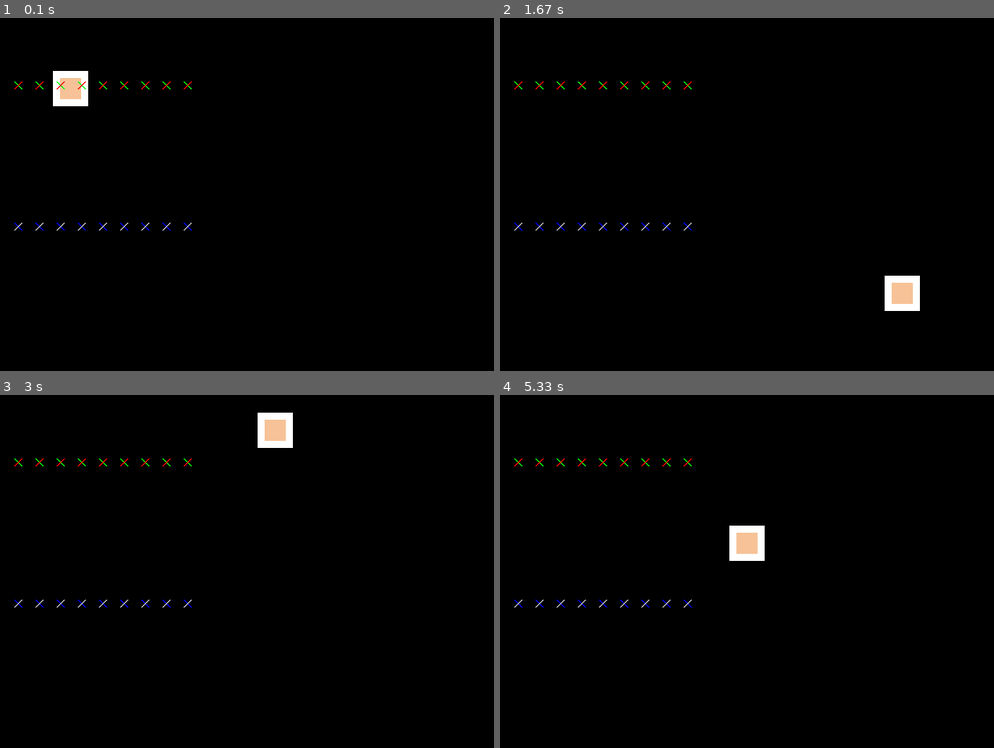
Above: before the commit, frames 1-4 (two rows, left to right).
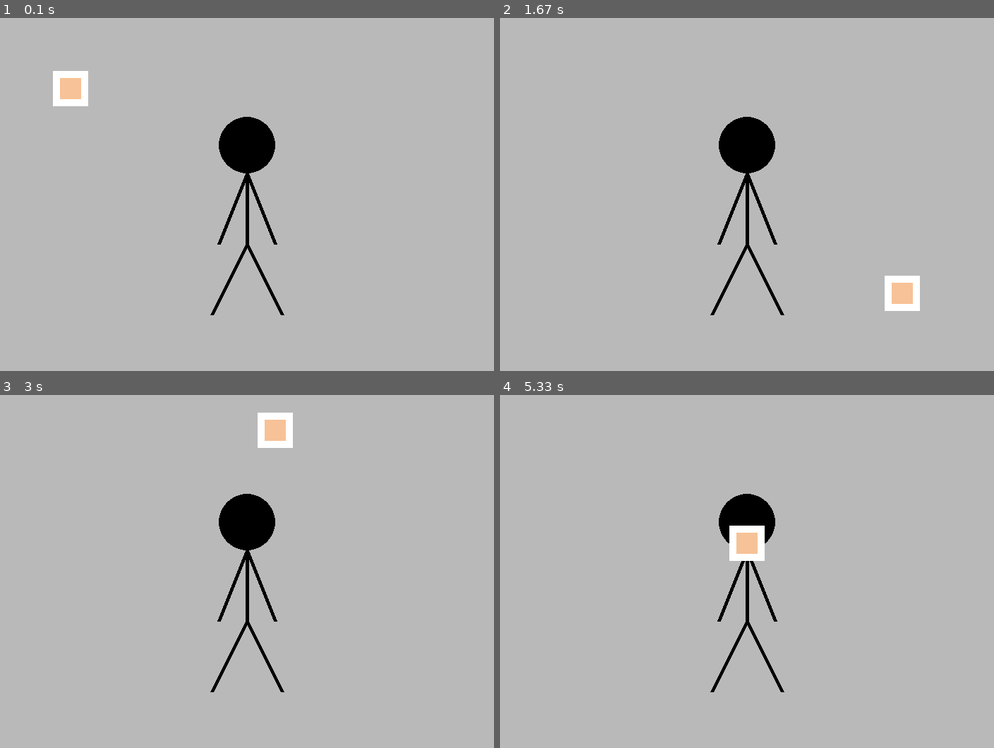
Above: after the commit, the same moments.

Repository: isabelbrandin/pygame-test
Game: pygame game, started from test.py
The game is run twice, just before and just after one commit, with the same random seed, the same clock (stepped at 60 frames per second) and the same inputs.
Inputs:
- Up to frame 1 (0.1 s): no input
- Up to frame 2 (1.67 s): no input
- Up to frame 3 (3 s): no input
- Up to frame 4 (5.33 s): no input

The runs differ from the first frame. In frame 1, 97% of the frame differs, in the area x 0-100%, y 0-100%; in frame 2, 97%; in frame 3, 97%; in frame 4, 98%.

Commit message:
Testade att göra en sträck gubbe

Diff:
--- a/test.py
+++ b/test.py
@@ -1,5 +1,13 @@
 import pygame
 import math
+
+def draw_stick_figure(screen, x, y):
+    pygame.draw.ellipse(screen, BLACK, [10 + x, -10 + y, 80, 80], 0)
+    pygame.draw.line(screen, BLACK, [50 + x, 170 + y], [100 + x, 270 + y], 5)
+    pygame.draw.line(screen, BLACK, [50 + x, 170 + y], [x, 270 + y], 5)
+    pygame.draw.line(screen, BLACK, [50 + x, 170 + y], [50 + x, 70 + y], 5)
+    pygame.draw.line(screen, BLACK, [50 + x, 70 + y], [90 + x, 170 + y], 5)
+    pygame.draw.line(screen, BLACK, [50 + x, 70 + y], [10 + x, 170 + y], 5)
 
 pygame.init()
 
@@ -8,11 +16,11 @@
 
 BLACK = (0, 0, 0)
 WHITE = (255, 255, 255)
-GREEN = (0, 255, 0)
-RED = (255, 0, 0)
-BLUE = (0, 0, 255)
+GREEN = (131, 242, 131)
+RED = (236, 112, 112)
+BLUE = (144, 210, 216)
 GREY = (185, 185, 185)
-LIGHT_PINK = (247, 194, 151)
+LIGHT_ORANGE = (247, 194, 151)
 
 done = False
 
@@ -30,11 +38,13 @@
         if event.type == pygame.QUIT: # If user clicked close
             done = True # Flag that we are done so we exit this loop
 
-    screen.fill(BLACK)
+    screen.fill(GREY)
     # --- Drawing code should go here
 
+    draw_stick_figure(screen, 300, 150)
+
     pygame.draw.rect(screen, WHITE, [rect_x, rect_y, 50, 50])
-    pygame.draw.rect(screen, LIGHT_PINK, [rect_x + 10, rect_y + 10, 30, 30])
+    pygame.draw.rect(screen, LIGHT_ORANGE, [rect_x + 10, rect_y + 10, 30, 30])
 
     rect_x += rect_change_x
     rect_y += rect_change_y
@@ -44,11 +54,6 @@
     if rect_y > 450 or rect_y < 0:
         rect_change_y = rect_change_y * -1
 
-    for x_offset in range(30, 300, 30):
-        pygame.draw.line(screen, GREEN, [x_offset, 100], [x_offset-10, 90], 2)
-        pygame.draw.line(screen, RED, [x_offset, 90], [x_offset-10, 100], 2)
-        pygame.draw.line(screen, BLUE, [x_offset, 300], [x_offset-10, 290], 2)
-        pygame.draw.line(screen, GREY, [x_offset, 290], [x_offset-10, 300], 2)
 
 
     # --- Go ahead and update the screen with what we've drawn.
